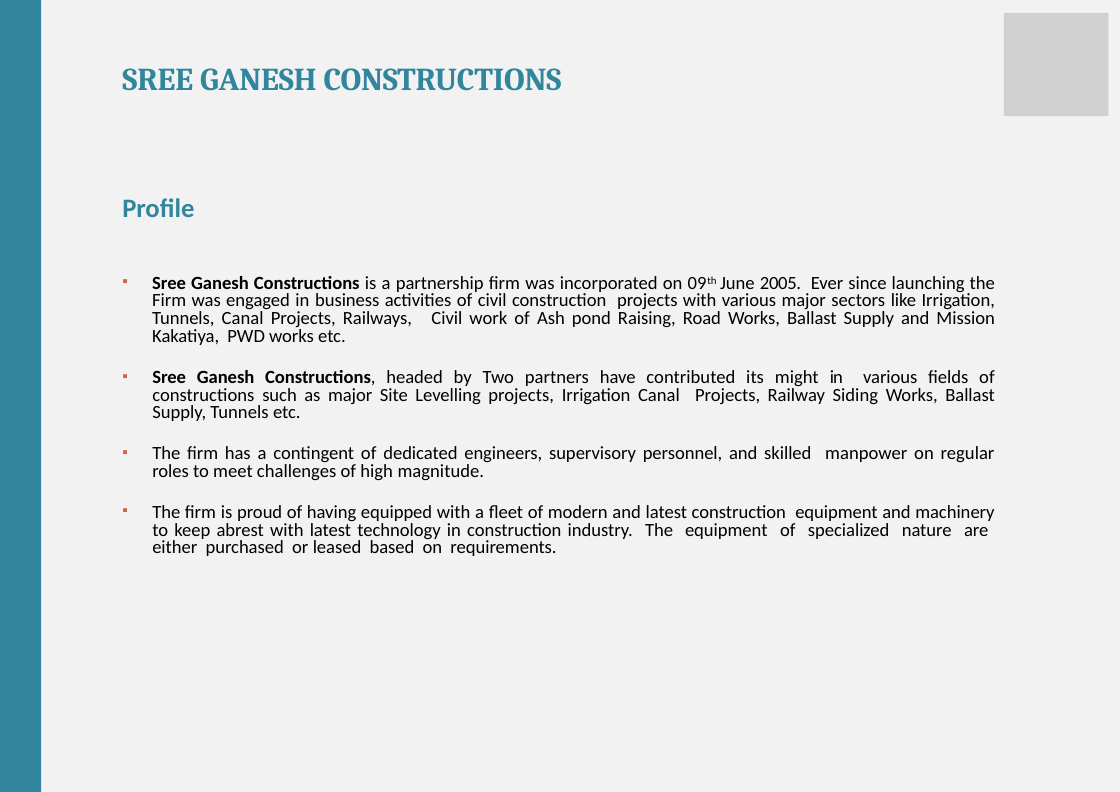
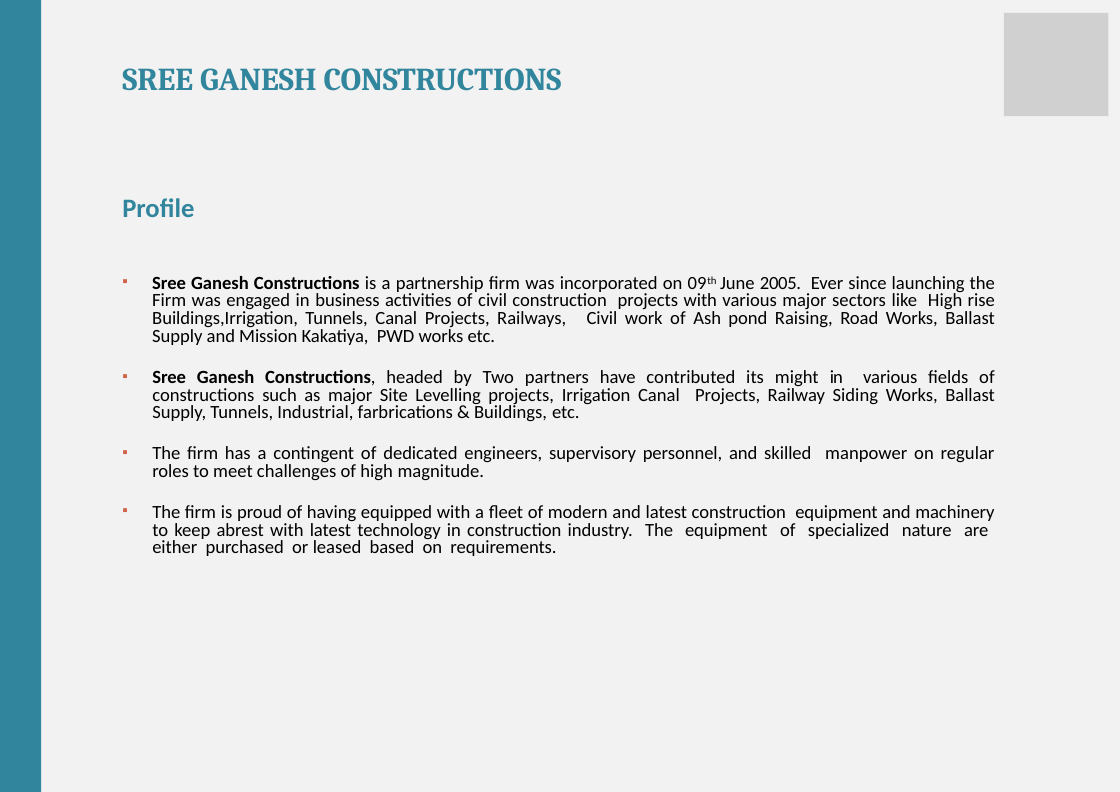
Before and after one commit to mintuhouse/sreeganesh, a slide deck: slide 2 of downloads/SGC_Profile.pptx. Drawn at 1120x792 pixels with LibreOffice and Linux fonts; fonts in the diff are those of the drawing; grey boxes stand for pictures. Boxes give left, top, right and bottom in pixels: in the first picture for what was removed or moved away, otherwise in the second. Text is boxed around its words. In the diff, an @@ line names an element or a change of style, - is before the commit and + after.

```diff
--- a/downloads/SGC_Profile.pptx
+++ b/downloads/SGC_Profile.pptx
@@ text at bbox=[152, 276, 995, 422]: text changed @@
-▪ Sree Ganesh Constructions is a partnership firm was incorporated on 09th June 2005. Ever since launching the Firm was engaged in business activities of civil construction projects with various major sectors like Irrigation, Tunnels, Canal Projects, Railways, Civil work of Ash pond Raising, Road Works, Ballast Supply and Mission Kakatiya, PWD works etc.
-▪ Sree Ganesh Constructions, headed by Two partners have contributed its might in various fields of constructions such as major Site Levelling projects, Irrigation Canal Projects, Railway Siding Works, Ballast Supply, Tunnels etc.
+▪ Sree Ganesh Constructions is a partnership firm was incorporated on 09th June 2005. Ever since launching the Firm was engaged in business activities of civil construction projects with various major sectors like High rise Buildings,Irrigation, Tunnels, Canal Projects, Railways, Civil work of Ash pond Raising, Road Works, Ballast Supply and Mission Kakatiya, PWD works etc.
+▪ Sree Ganesh Constructions, headed by Two partners have contributed its might in various fields of constructions such as major Site Levelling projects, Irrigation Canal Projects, Railway Siding Works, Ballast Supply, Tunnels, Industrial, farbrications & Buildings, etc.
```
Also in this commit, not shown: 4 other slides changed, 8 slides removed, 12 other files.
